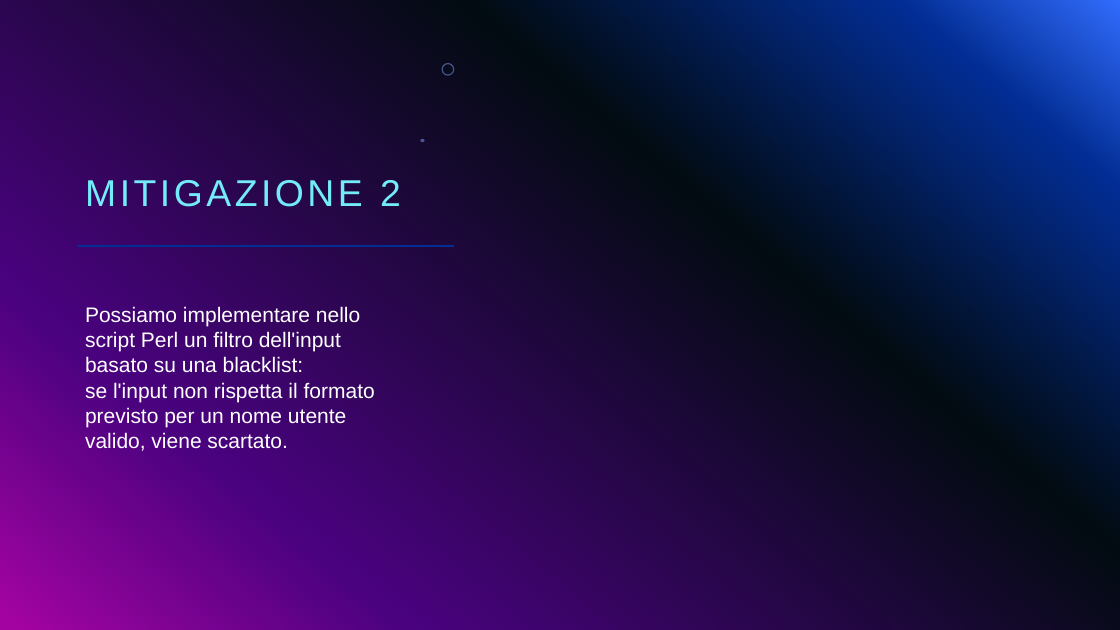
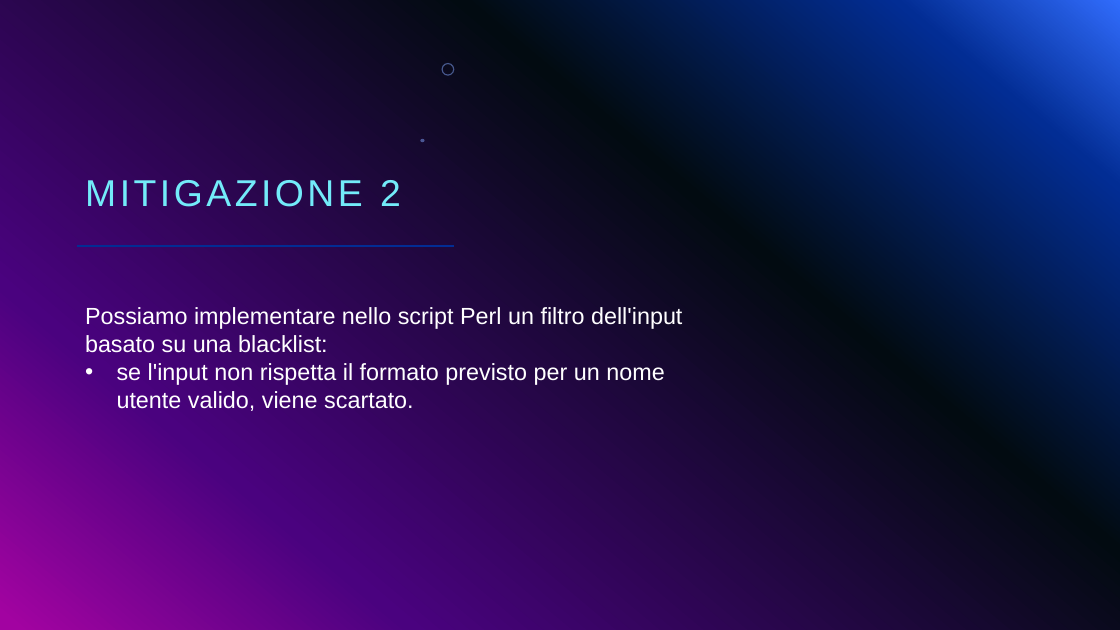
Before and after one commit to giorgiosiniscalchi/Nebula16-ITA, a slide deck: slide 36 of Presentazione Nebula16.pptx. Drawn at 1120x630 pixels with LibreOffice and Linux fonts; fonts in the diff are those of the drawing; background and template pictures are left out. Boxes give left, top, right and bottom in pixels: in the first picture for what was removed or moved away, otherwise in the second. Text is boxed around its words. In the diff, an @@ line names an element or a change of style, - is before the commit and + after.

```diff
--- a/Presentazione Nebula16.pptx
+++ b/Presentazione Nebula16.pptx
@@ text at (85,307,682,411): text changed; size 18 to 20 pt @@
-Possiamo implementare nello script Perl un filtro dell'input basato su una blacklist:
-se l'input non rispetta il formato previsto per un nome utente valido, viene scartato.
+Possiamo implementare nello script Perl un filtro dell'input basato su una blacklist:
+• se l'input non rispetta il formato previsto per un nome utente valido, viene scartato.
```
Also in this commit, not shown: 12 other slides changed.
